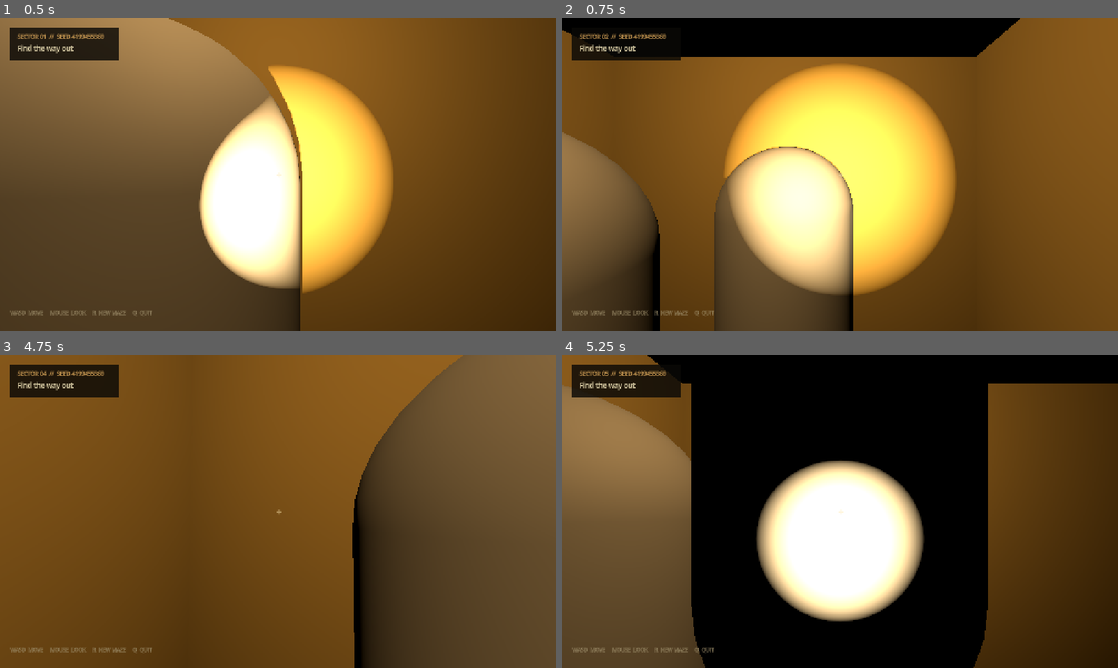
Above: before the commit, frames 1-4 (two rows, left to right).
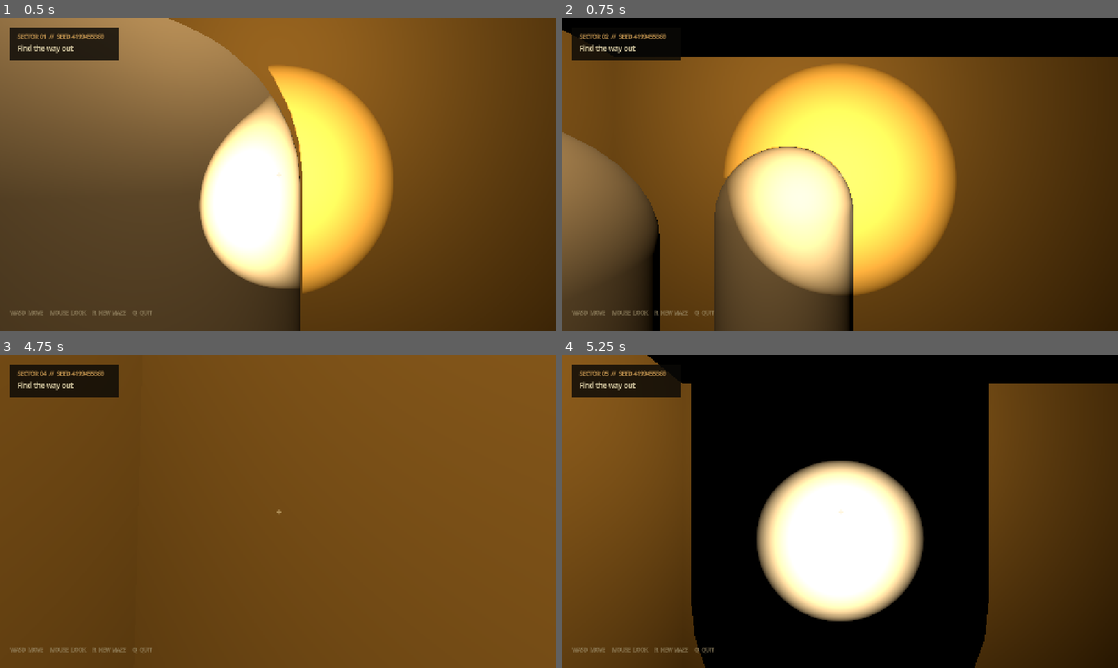
Above: after the commit, the same moments.

Repository: tvanzyl1/BackroomsGodot
Game: Godot game, scene res://main.tscn
Two runs of this game, one before a commit and one after it. Both use one fixed random seed, a clock stepped at 60 frames per second and the inputs below.
Inputs (mouse positions are in pixels of both pictures, inside the frame that each line leads up to):
- Up to frame 1 (0.5 s): no input
- Up to frame 2 (0.75 s): tap Enter at 0.5 s; move the mouse to (867, 174) at 0.52 s; hold W (move_forward) from 0.53 s (still down); hold R (new_game) from 0.53 s (still down)
- Up to frame 3 (4.75 s): keep holding W (move_forward); move the mouse to (250, 511) at 1.27 s; release R (new_game) at 1.28 s; tap F at 1.35, 2.85, 4.35 s; tap Space at 2, 4.25 s; move the mouse to (289, 505) at 2.02 s; hold R (new_game) 2.03-2.78 s; tap Enter at 2.75 s; move the mouse to (272, 517) at 2.77 s; move the mouse to (316, 514) at 3.52 s; hold R (new_game) 3.53-4.28 s; move the mouse to (233, 508) at 4.27 s
- Up to frame 4 (5.25 s): keep holding W (move_forward); move the mouse to (845, 511) at 5.02 s; hold R (new_game) from 5.03 s (still down)

Frame 1 is identical in both runs. In frame 2, 19% of the frame differs, in the area x 74-100%, y 0-100%; in frame 3, 27%, in the area x 63-100%, y 0-100%; in frame 4, 15%.

Commit message:
Added flickering lights

Diff:
--- a/main.gd
+++ b/main.gd
@@ -15,6 +15,7 @@
 var status_label: Label
 var seed_label: Label
 var quit_dialog: ConfirmationDialog
+var roof_lights: Array[Dictionary] = []
 
 var wall_material: StandardMaterial3D
 var floor_material: StandardMaterial3D
@@ -48,6 +49,24 @@
 	_spawn_player()
 	seed_label.text = "SECTOR %02d  //  SEED %08d" % [generation, rng.seed]
 	status_label.text = "Find the way out"
+
+func _process(delta: float) -> void:
+	for state in roof_lights:
+		if state.broken:
+			continue
+		state.next_flicker -= delta
+		if state.flicker_left > 0.0:
+			state.flicker_left -= delta
+			state.pulse_timer -= delta
+			if state.pulse_timer <= 0.0:
+				state.light.light_energy = state.base_energy * rng.randf_range(0.12, 0.9)
+				state.pulse_timer = rng.randf_range(0.035, 0.11)
+			if state.flicker_left <= 0.0:
+				state.light.light_energy = state.base_energy
+				state.next_flicker = rng.randf_range(3.0, 10.0)
+		elif state.next_flicker <= 0.0:
+			state.flicker_left = rng.randf_range(0.16, 0.7)
+			state.pulse_timer = 0.0
 
 func _generate_maze() -> void:
 	maze.clear()
@@ -115,21 +134,31 @@
 	_add_lights()
 
 func _add_lights() -> void:
+	roof_lights.clear()
 	for z in range(1, MAZE_SIZE, 4):
 		for x in range(1, MAZE_SIZE, 4):
 			if not maze[z][x]:
 				var light := OmniLight3D.new()
 				light.light_color = Color(1.0, 0.78, 0.48)
-				light.light_energy = 1.15
+				var broken := rng.randf() < 0.02
+				light.light_energy = 0.0 if broken else 1.15
 				light.omni_range = 5.2
 				light.position = _cell_position(x, z) + Vector3(0.0, 2.55, 0.0)
 				maze_root.add_child(light)
+				roof_lights.append({
+					"light": light,
+					"base_energy": 1.15,
+					"next_flicker": rng.randf_range(3.0, 10.0),
+					"flicker_left": 0.0,
+					"pulse_timer": 0.0,
+					"broken": broken
+				})
 				var fixture := MeshInstance3D.new()
 				var mesh := BoxMesh.new()
 				mesh.size = Vector3(0.55, 0.04, 0.55)
 				fixture.mesh = mesh
 				fixture.position = light.position
-				fixture.material_override = exit_material
+				fixture.material_override = ceiling_material if broken else exit_material
 				maze_root.add_child(fixture)
 
 func _spawn_player() -> void:
